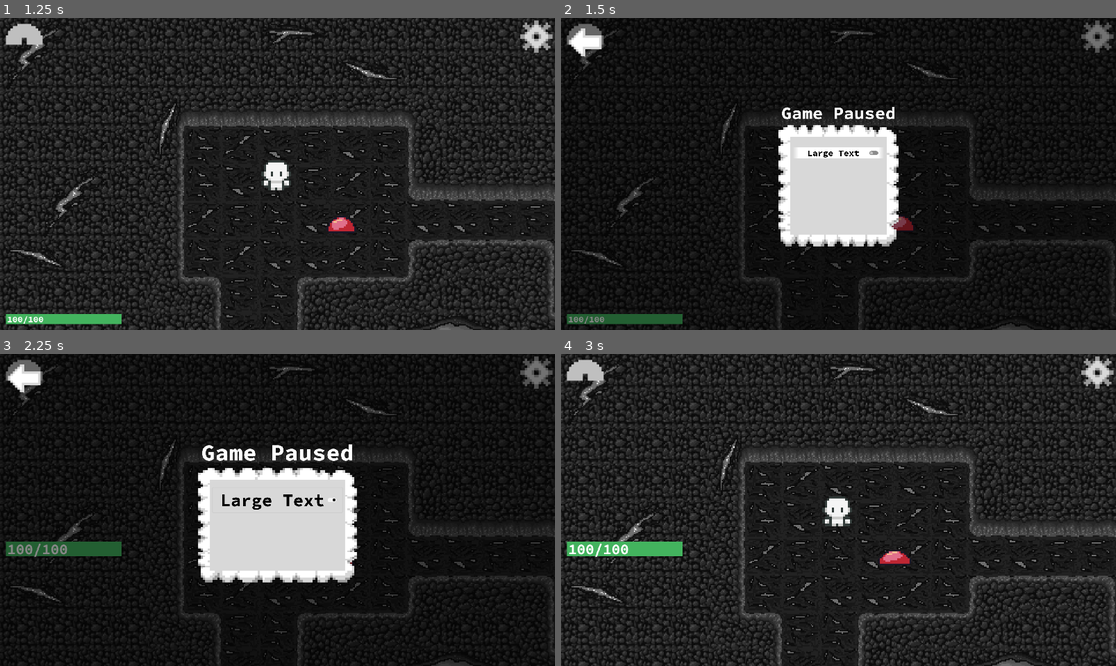
Above: before the commit, frames 1-4 (two rows, left to right).
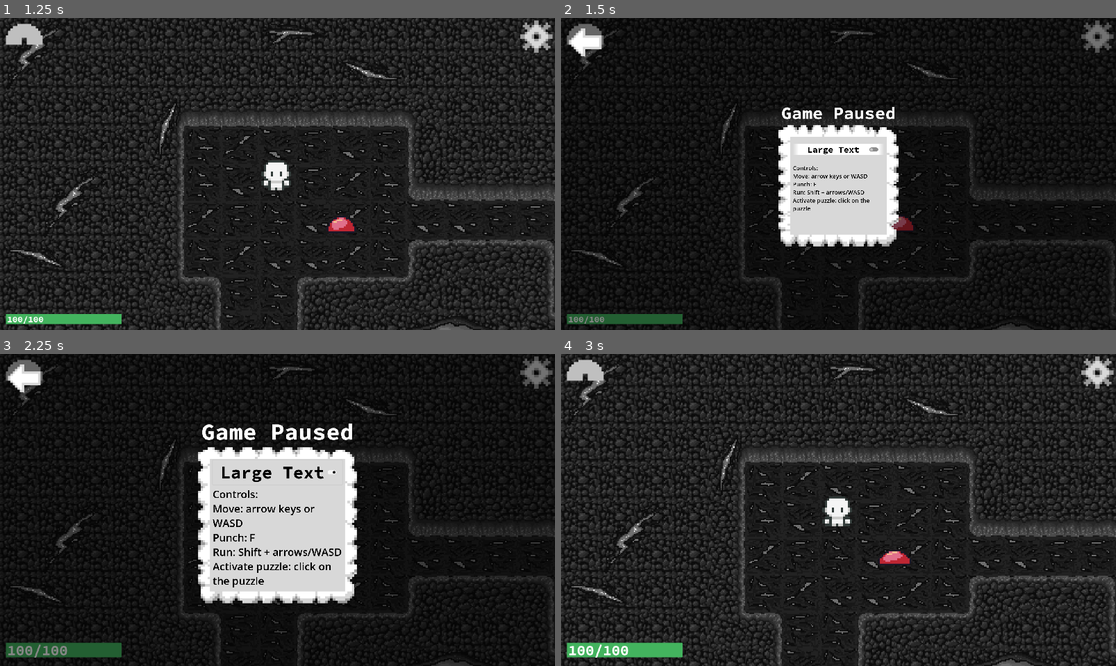
Above: after the commit, the same moments.

Repository: emkartch/ATLS_4140_Final
Game: Godot game, scene res://main.tscn
Same seed, same stepped clock (60 frames per second), same inputs: the game is played once before the commit and once after it.
Inputs (mouse positions are in pixels of both pictures, inside the frame that each line leads up to):
- Up to frame 1 (1.25 s): click "Start" at 0.5 s
- Up to frame 2 (1.5 s): click (1099, 36) at 1.25 s
- Up to frame 3 (2.25 s): click "Large Text" at 2 s
- Up to frame 4 (3 s): click (583, 378) at 2.75 s

Frame 1 is identical in both runs. In frame 2, 0.8% of the frame differs, in the area x 41-58%, y 40-63%; in frame 3, 9.1%, in the area x 1-65%, y 22-98%; in frame 4, 2.0%.

Commit message:
Added controls in settings

Diff:
--- a/the-road-to-rainbow/hud.gd
+++ b/the-road-to-rainbow/hud.gd
@@ -108,15 +108,19 @@
 		theme.set_font_size("font_size", "Button", 60)
 		theme.set_font_size("font_size", "CheckButton", 60)
 		%HealthBar.size.y = 50
-		%HealthBar.position.y = 650
+		%HealthBar.position.y = 1000
 		%HealthLabel.add_theme_font_size_override("font_size", 50)
+		$Alerts/AlertText.add_theme_font_size_override("font_size", 45)
+		%Controls.add_theme_font_size_override("normal_font_size", 36)
 	elif not toggled_on:
 		theme.set_font_size("font_size", "Label", 60)
 		theme.set_font_size("font_size", "Button", 40)
 		theme.set_font_size("font_size", "CheckButton", 40)
 		%HealthBar.size.y = 35
-		%HealthBar.position.y = 665
+		%HealthBar.position.y = 1025
 		%HealthLabel.add_theme_font_size_override("font_size", 30)
+		$Alerts/AlertText.add_theme_font_size_override("font_size", 36)
+		%Controls.add_theme_font_size_override("normal_font_size", 24)
 
 func hud_alert(code):
 	$Alerts/AlertText.text = code
--- a/the-road-to-rainbow/hud.tscn
+++ b/the-road-to-rainbow/hud.tscn
@@ -179,7 +179,6 @@
 
 [node name="Settings" type="CanvasLayer" parent="."]
 layer = 5
-visible = false
 
 [node name="ColorRect" type="ColorRect" parent="Settings"]
 anchors_preset = 15
@@ -253,15 +252,30 @@
 layout_mode = 2
 size_flags_vertical = 3
 
+[node name="Controls" type="RichTextLabel" parent="Settings/Control/VBoxContainer/PanelContainer/VBoxContainer"]
+unique_name_in_owner = true
+layout_mode = 2
+theme_override_colors/default_color = Color(0, 0, 0, 1)
+theme_override_font_sizes/normal_font_size = 20
+text = "Controls:
+Move: arrow keys or WASD
+Punch: F
+Run: Shift + arrows/WASD
+Activate puzzle: click on the puzzle"
+fit_content = true
+
 [node name="Spacer3" type="Control" parent="Settings/Control/VBoxContainer/PanelContainer/VBoxContainer"]
+visible = false
 layout_mode = 2
 size_flags_vertical = 3
 
 [node name="Spacer4" type="Control" parent="Settings/Control/VBoxContainer/PanelContainer/VBoxContainer"]
+visible = false
 layout_mode = 2
 size_flags_vertical = 3
 
 [node name="Spacer5" type="Control" parent="Settings/Control/VBoxContainer/PanelContainer/VBoxContainer"]
+visible = false
 layout_mode = 2
 size_flags_vertical = 3
 
@@ -285,7 +299,7 @@
 anchor_top = 1.0
 anchor_right = 1.0
 anchor_bottom = 1.0
-offset_left = -534.0
+offset_left = -680.0
 offset_top = -78.0
 offset_right = -34.0
 offset_bottom = -28.0
@@ -295,7 +309,7 @@
 theme_override_colors/font_color = Color(1, 1, 1, 1)
 theme_override_font_sizes/font_size = 36
 theme_override_styles/normal = SubResource("StyleBoxFlat_rftc2")
-text = "Too far away"
+text = "Puzzles left to complete: 5"
 vertical_alignment = 1
 
 [node name="Timer" type="Timer" parent="Alerts"]
